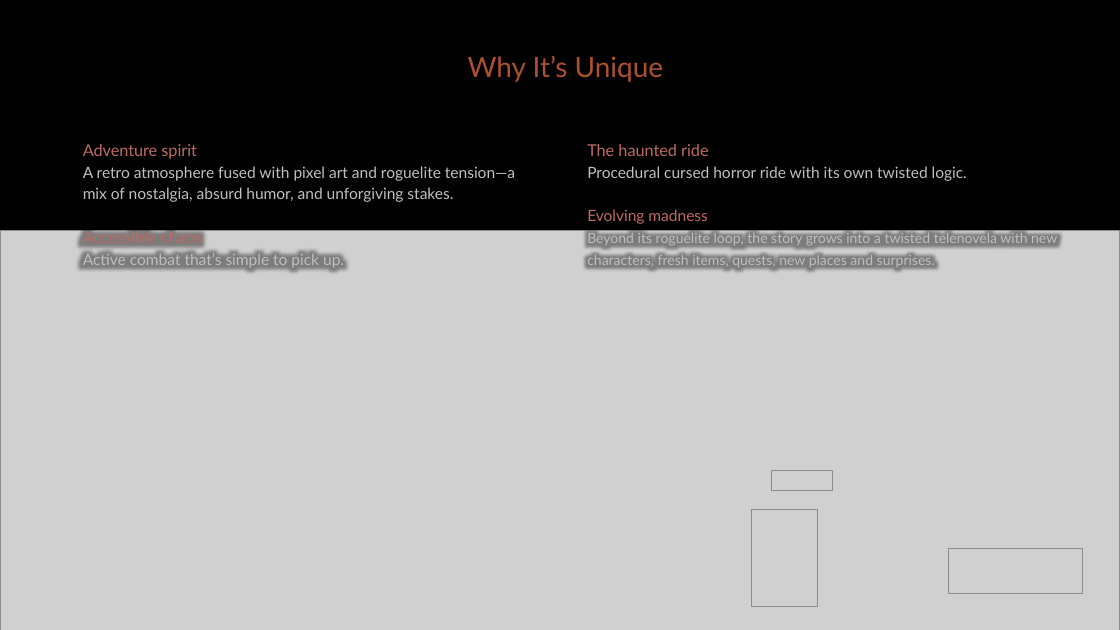
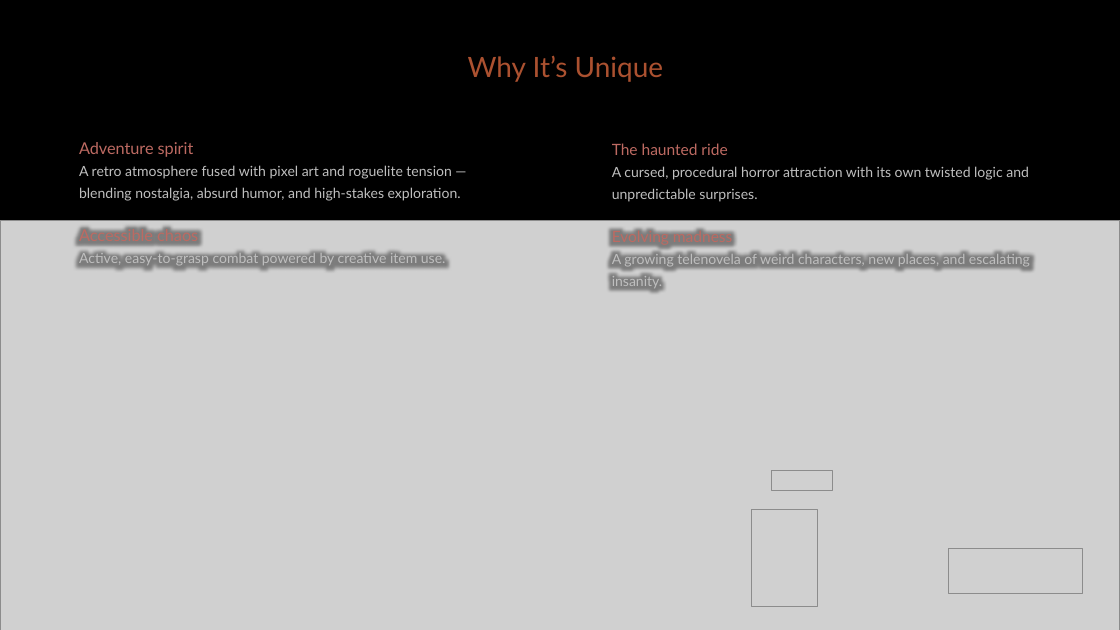
Before and after one commit to diegohcanepa/Remizione, a slide deck: slide 3 of Pitch Deck.pptx. Drawn at 1120x630 pixels with LibreOffice and Linux fonts; fonts in the diff are those of the drawing; grey boxes stand for pictures. Boxes give left, top, right and bottom in pixels: in the first picture for what was removed or moved away, otherwise in the second. Text is boxed around its words. In the diff, an @@ line names an element or a change of style, - is before the commit and + after.

```diff
--- a/Pitch Deck.pptx
+++ b/Pitch Deck.pptx
@@ subtitle "The haunted ride": place and size @@
-subtitle "The haunted ride" at box(587, 144, 1057, 267)
+subtitle "The haunted ride" at box(612, 143, 1030, 266)
@@ subtitle at box(612, 143, 727, 155): size 10.5 to 10 pt in "The haunted ride" @@
@@ text at box(79, 165, 461, 201): text changed; size 10 to 9 pt @@
-A retro atmosphere fused with pixel art and roguelite tension—a mix of nostalgia, absurd humor, and unforgiving stakes.
+A retro atmosphere fused with pixel art and roguelite tension — blending nostalgia, absurd humor, and high-stakes exploration.
@@ subtitle at box(612, 166, 1029, 202): text changed; size 10 to 9 pt @@
-Procedural cursed horror ride with its own twisted logic.
+A cursed, procedural horror attraction with its own twisted logic and unpredictable surprises.
@@ picture: place and size @@
-picture at box(0, 231, 1120, 630)
+picture at box(0, 221, 1120, 630)
@@ text at box(79, 251, 446, 265): text changed; size 10 to 9 pt @@
-Active combat that’s simple to pick up.
+Active, easy-to-grasp combat powered by creative item use.
@@ subtitle at box(612, 252, 1030, 266): text changed @@
-Beyond its roguelite loop, the story grows into a twisted telenovela with new characters, fresh items, quests, new places and surprises.
+A growing telenovela of weird characters, new places, and escalating insanity.
```
Also in this commit, not shown: 7 other slides changed, 2 slides added, 1 slide removed, 9 other files.
